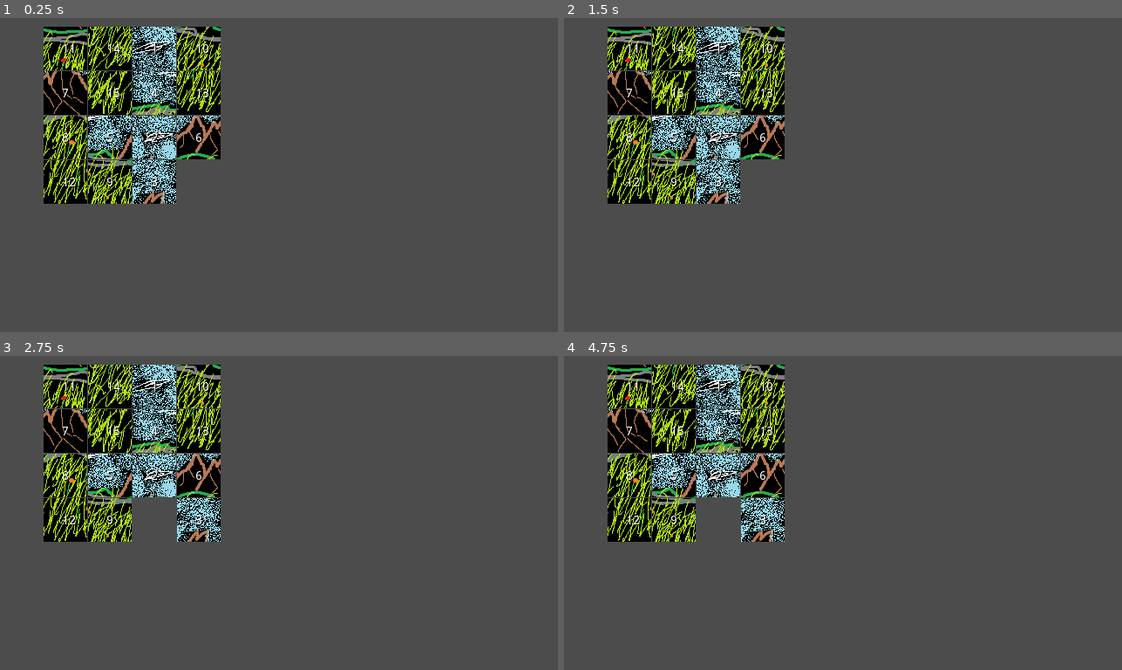
Above: before the commit, frames 1-4 (two rows, left to right).
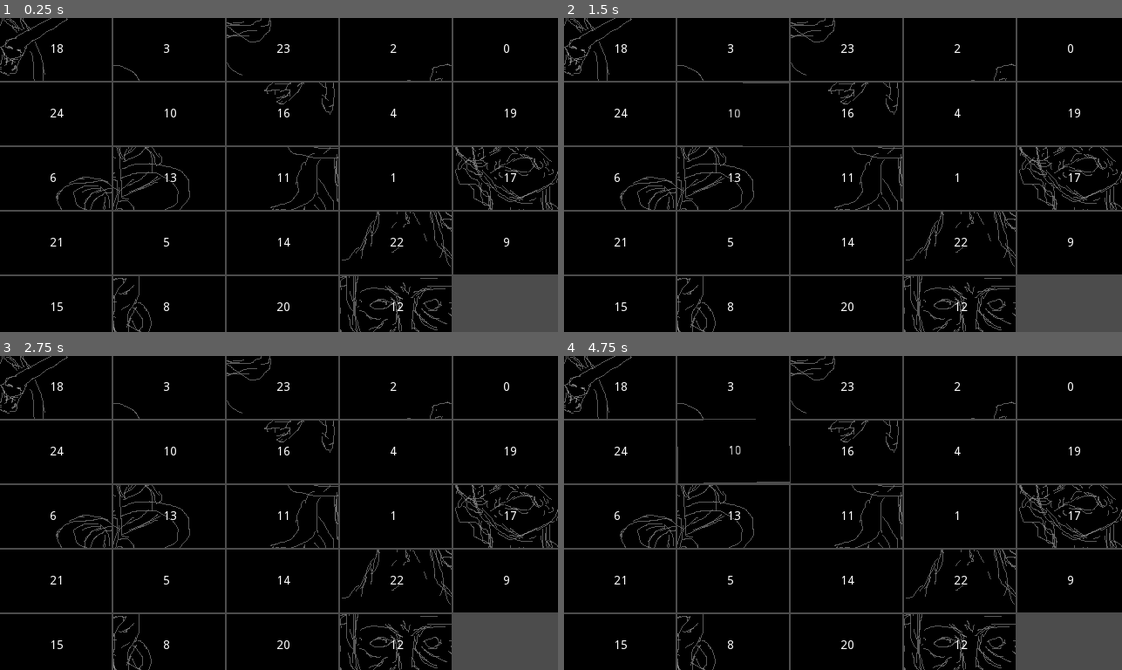
Above: after the commit, the same moments.

Repository: ZeeHatcher/project-dreams
Game: Godot game, scene res://scenes/minigames/slide_puzzle/board.tscn
The game is run twice, just before and just after one commit, with the same random seed, the same clock (stepped at 60 frames per second) and the same inputs. This scene is started directly instead of the project's main scene.
Inputs (mouse positions are in pixels of both pictures, inside the frame that each line leads up to):
- Up to frame 1 (0.25 s): no input
- Up to frame 2 (1.5 s): tap Enter at 0.5 s; move the mouse to (720, 49) at 0.52 s; hold D (move_right) 0.53-1.28 s; hold Space (interact) 0.53-1.28 s; click (720, 49) at 0.67 s; move the mouse to (720, 137) at 1.27 s; hold S (move_down) from 1.28 s (still down); tap Space (interact) at 1.35 s; click (720, 137) at 1.42 s
- Up to frame 3 (2.75 s): move the mouse to (156, 519) at 2.02 s; release S (move_down) at 2.03 s; hold D (move_right) from 2.03 s (still down); hold Space (interact) from 2.03 s (still down); click (156, 519) at 2.17 s
- Up to frame 4 (4.75 s): move the mouse to (720, 431) at 2.77 s; release D (move_right) at 2.78 s; release Space (interact) at 2.78 s; hold W (move_up) 2.78-3.53 s; tap Space (interact) at 2.85, 4.35 s; click (720, 431) at 2.92 s; move the mouse to (675, 475) at 3.52 s; hold Space (interact) 3.53-4.28 s; hold A (move_left) from 3.53 s (still down); click (675, 475) at 3.67 s; move the mouse to (764, 475) at 4.27 s; click (764, 475) at 4.42 s

The runs differ from the first frame. In frame 1, 83% of the frame differs, in the area x 0-100%, y 0-100%; in frame 2, 83%; in frame 3, 83%; in frame 4, 83%.

Commit message:
image more customizable, added animation

Diff:
--- a/scenes/minigames/slide_puzzle/board.gd
+++ b/scenes/minigames/slide_puzzle/board.gd
@@ -1,54 +1,68 @@
 extends Node2D
 
 
-export var grid_size: int = 5
+export var grid_size_x: int = 10
+export var grid_size_y: int = 5
 export var tile_margin: int = 1
-export var grid_position: Vector2 = Vector2(75, 35)
+
 
 
 var tile_scene: PackedScene = preload("res://scenes/minigames/slide_puzzle/tile.tscn")
-var tiles: Array # sorted 0 - grid_size ^2
+var tiles: Array # sorted 0 - grid_size_x * grid_size_y
 var board: Array # [column][row] -> tile
 
+var width: float
+var height: float
+
+
 onready var puzzle_image = $"%PuzzleImage"
-
+onready var grid_offset = puzzle_image.position
 
 func _ready():
+	width = puzzle_image.texture.get_width() / grid_size_x * puzzle_image.scale.x
+	height = puzzle_image.texture.get_height() / grid_size_y * puzzle_image.scale.y
+
+	puzzle_image.visible = false
+	print(grid_offset)
+
 	create_tiles()
 	shuffle_board()
 	update_board()
 
-	print(is_board_solved())
-
 
 func create_tiles():
-	for i in range(grid_size * grid_size):
+	for i in range(grid_size_x * grid_size_y):
 		# instantiate tile
 		var tile = tile_scene.instance()
 		tile.number = i
-		tile.grid_position = Vector2(99, 99) # place outside of screen by default
+		tile.grid_position = Vector2(999, 999) # place outside of screen by default
 		add_child(tile)
 		tile.connect("tile_clicked", self, "on_tile_clicked")
+		tile.connect("tile_rightclicked", self, "on_tile_rightclicked")
 		tiles.append(tile)
 
 		# set texture
 		var tile_sprite: Sprite = tile.sprite
 		tile_sprite.texture = puzzle_image.texture
-		tile_sprite.hframes = grid_size
-		tile_sprite.vframes = grid_size
+		tile_sprite.scale = puzzle_image.scale
+		tile_sprite.hframes = grid_size_x
+		tile_sprite.vframes = grid_size_y
 		tile_sprite.frame = i
 
 		# set shape
-		tile.shape.extents = puzzle_image.texture.get_size() / grid_size / 2
+		tile.collision.position.x = puzzle_image.texture.get_size().x / grid_size_x * puzzle_image.scale.x / 2
+		tile.collision.position.y = puzzle_image.texture.get_size().y / grid_size_y * puzzle_image.scale.y / 2
+		tile.shape.extents.x = puzzle_image.texture.get_size().x / grid_size_x * puzzle_image.scale.x / 2
+		tile.shape.extents.y = puzzle_image.texture.get_size().y / grid_size_y * puzzle_image.scale.y / 2
 
 
 func shuffle_board():
 	var tiles_copy = tiles.duplicate()
 	tiles_copy.shuffle()
 
-	for c in range(grid_size):
+	for c in range(grid_size_x):
 		var column: Array
-		for r in range(grid_size):
+		for r in range(grid_size_y):
 			var tile = tiles_copy.pop_front()
 			tile.grid_position = Vector2(c, r)
 			column.append(tile)
@@ -57,105 +71,150 @@
 
 
 	# delete last tile
-	board[grid_size - 1][grid_size - 1].grid_position = Vector2(99,99)
-	board[grid_size - 1][grid_size - 1] = null
+	board[grid_size_x - 1][grid_size_y - 1].grid_position = Vector2(999,999)
+	board[grid_size_x - 1][grid_size_y - 1] = null
 
 
 
 func update_board():
-	# tile pos an size
-	var width: float = puzzle_image.texture.get_width() / grid_size
-	var height: float = puzzle_image.texture.get_height() / grid_size
-
 	# set position
 	for i in range(tiles.size()):
-		tiles[i].position.x = (tiles[i].grid_position.x * width) + (tile_margin * tiles[i].grid_position.x) + grid_position.x
-		tiles[i].position.y = (tiles[i].grid_position.y * height) + (tile_margin * tiles[i].grid_position.y) + grid_position.y
-
+		tiles[i].position = get_position_from_grid(tiles[i].grid_position)
+
+
+func get_position_from_grid(grid_position: Vector2) -> Vector2:
+	return Vector2(
+				(grid_position.x * width) + (tile_margin * grid_position.x) + grid_offset.x,
+				(grid_position.y * height) + (tile_margin * grid_position.y) + grid_offset.y
+			)
 
 func on_tile_clicked(number, grid_position):
 	move_tile(number, grid_position)
-	update_board()
 
 	if is_board_solved():
 		print("hurray")
+		solve_board()
+		update_board()
+
+
+func on_tile_rightclicked(number, grid_position):
+	var tile = board[grid_position.x][grid_position.y]
+	tile.grid_position = Vector2(999, 999)
+	board[grid_position.x][grid_position.y] = null
 	update_board()
 
 
 func move_tile(number: int, grid_position: Vector2):
 	var tile = board[grid_position.x][grid_position.y]
 
+	var possible_directions = 0
+	var direction = Vector2.ZERO
+
 	# not on right side of board
-	if grid_position.x < grid_size - 1:
+	if grid_position.x < grid_size_x - 1:
 		# check right
 		if board[grid_position.x + 1][grid_position.y] == null:
-			# move right
-			board[grid_position.x + 1][grid_position.y] = tile
-			tile.grid_position = Vector2(grid_position.x + 1, grid_position.y)
-			board[grid_position.x][grid_position.y] = null
-			print("moved right")
-			return
+			direction = Vector2.RIGHT
+			possible_directions += 1
 
 	# not on left side of board
 	if grid_position.x > 0:
 		# check left
 		if board[grid_position.x - 1][grid_position.y] == null:
-			# move left
-			board[grid_position.x - 1][grid_position.y] = tile
-			tile.grid_position = Vector2(grid_position.x - 1, grid_position.y)
-			board[grid_position.x][grid_position.y] = null
-			print("moved left")
-			return
+			direction = Vector2.LEFT
+			possible_directions += 1
 
 	# not on top side of board
 	if grid_position.y > 0:
 		# check up
 		if board[grid_position.x][grid_position.y - 1] == null:
+			direction = Vector2.UP
+			possible_directions += 1
+
+	# not on bottom side of board
+	if grid_position.y < grid_size_y - 1:
+		# check down
+		if board[grid_position.x][grid_position.y + 1] == null:
+			direction = Vector2.DOWN
+			possible_directions += 1
+
+	# no clear possible move
+	if possible_directions != 1:
+		animate_shake(tile)
+		return
+
+	# move
+	match direction:
+		Vector2.UP:
 			# move up
 			board[grid_position.x][grid_position.y - 1] = tile
 			tile.grid_position = Vector2(grid_position.x, grid_position.y - 1)
 			board[grid_position.x][grid_position.y] = null
-			print("moved up")
-			return
-
-	# not on bottom side of board
-	if grid_position.y < grid_size - 1:
-		# check down
-		if board[grid_position.x][grid_position.y + 1] == null:
+			animate_move(tile)
+
+		Vector2.RIGHT:
+			# move right
+			board[grid_position.x + 1][grid_position.y] = tile
+			tile.grid_position = Vector2(grid_position.x + 1, grid_position.y)
+			board[grid_position.x][grid_position.y] = null
+			animate_move(tile)
+
+		Vector2.DOWN:
 			# move down
 			board[grid_position.x][grid_position.y + 1] = tile
 			tile.grid_position = Vector2(grid_position.x, grid_position.y + 1)
 			board[grid_position.x][grid_position.y] = null
-			print("moved down")
-			return
+			animate_move(tile)
+
+		Vector2.LEFT:
+			# move left
+			board[grid_position.x - 1][grid_position.y] = tile
+			tile.grid_position = Vector2(grid_position.x - 1, grid_position.y)
+			board[grid_position.x][grid_position.y] = null
+			animate_move(tile)
+
+
+
+
+
+func animate_move(tile):
+	var tween = create_tween().set_trans(Tween.TRANS_QUINT).set_ease(Tween.EASE_OUT)
+	tween.tween_property(tile, "position", get_position_from_grid(tile.grid_position), 0.5)
+
+
+func animate_shake(tile):
+	var tween = create_tween()
+	tween.tween_property(tile, "rotation", tile.rotation + 0.02, 0.05)
+	tween.tween_property(tile, "rotation", tile.rotation - 0.02, 0.05)
+	tween.tween_property(tile, "rotation", tile.rotation + 0.02, 0.05)
+	tween.tween_property(tile, "rotation", tile.rotation - 0.02, 0.05)
+	tween.tween_property(tile, "rotation", tile.rotation + 0.02, 0.05)
+	tween.tween_property(tile, "rotation", tile.rotation - 0.02, 0.05)
+	tween.tween_property(tile, "rotation", tile.rotation, 0.1)
 
 
 func is_board_solved() -> bool:
-	var missing_tiles: Array
 	var count = 0
-	for y in range(grid_size):
-		for x in range(grid_size):
+	for y in range(grid_size_y):
+		for x in range(grid_size_x):
 			print("checking x:", x, "y:", y, " = ", board[x][y])
 			if board[x][y] != null:
 				if board[x][y].number != count:
 					print("tile wrong at ", count, " (", board[x][y].number,")")
 					return false
-			else:
-				missing_tiles.append(count)
 
 			count += 1
 
-	# board is solved
+	return true
+
+
+func solve_board():
 	# fill missing tiles
-	count = 0
-	for y in range(grid_size):
-		for x in range(grid_size):
-			if missing_tiles.has(count):
-				var tile = tiles[count]
-				tile.grid_position = Vector2(x, y)
-				board[x][y] = tile
+	var count = 0
+	for y in range(grid_size_y):
+		for x in range(grid_size_x):
+			var tile = tiles[count]
+			tile.grid_offset = Vector2(x, y)
+			board[x][y] = tile
 
 			count += 1
-
-
-	return true
--- a/scenes/minigames/slide_puzzle/board.tscn
+++ b/scenes/minigames/slide_puzzle/board.tscn
@@ -1,12 +1,13 @@
 [gd_scene load_steps=4 format=2]
 
 [ext_resource path="res://scenes/minigames/slide_puzzle/assets/background.png" type="Texture" id=1]
-[ext_resource path="res://scenes/minigames/slide_puzzle/assets/image.png" type="Texture" id=2]
+[ext_resource path="res://scenes/minigames/slide_puzzle/assets/Dream_Puzzzel.png" type="Texture" id=2]
 [ext_resource path="res://scenes/minigames/slide_puzzle/board.gd" type="Script" id=3]
 
 [node name="Board" type="Node2D"]
 script = ExtResource( 3 )
-grid_size = 4
+grid_size_x = 5
+tile_margin = 2
 
 [node name="Background" type="Sprite" parent="."]
 visible = false
@@ -18,5 +19,5 @@
 
 [node name="PuzzleImage" type="Sprite" parent="."]
 unique_name_in_owner = true
-position = Vector2( 100, -100 )
 texture = ExtResource( 2 )
+centered = false
--- a/scenes/minigames/slide_puzzle/tile.gd
+++ b/scenes/minigames/slide_puzzle/tile.gd
@@ -2,19 +2,27 @@
 
 
 signal tile_clicked(number, grid_position)
+signal tile_rightclicked(number, grid_position)
 
 var number: int
 var grid_position: Vector2
 
 onready var sprite: Sprite = $"%Sprite"
-onready var shape: RectangleShape2D = $"%CollisionShape2D".shape
+onready var collision: CollisionShape2D = $"%CollisionShape2D"
+onready var shape: RectangleShape2D = collision.shape
 onready var label: Label = $"%Label"
+onready var move_up: Tween = $"%move_up"
+
 
 
 func _ready():
 	label.text = str(number)
 
 
+
 func _on_Tile_input_event(viewport: Node, event: InputEvent, shape_idx: int) -> void:
-	if (event is InputEventMouseButton && event.pressed):
-		emit_signal("tile_clicked", number, grid_position)
+	if (event is InputEventMouseButton and event.pressed):
+		if event.button_index == BUTTON_LEFT:
+			emit_signal("tile_clicked", number, grid_position)
+		elif event.button_index == BUTTON_RIGHT:
+			emit_signal("tile_rightclicked", number, grid_position)
--- a/scenes/minigames/slide_puzzle/tile.tscn
+++ b/scenes/minigames/slide_puzzle/tile.tscn
@@ -3,23 +3,30 @@
 [ext_resource path="res://scenes/minigames/slide_puzzle/tile.gd" type="Script" id=1]
 
 [sub_resource type="RectangleShape2D" id=1]
+extents = Vector2( 20, 20 )
 
 [node name="Tile" type="Area2D"]
 script = ExtResource( 1 )
 
 [node name="Sprite" type="Sprite" parent="."]
 unique_name_in_owner = true
+centered = false
 
 [node name="CollisionShape2D" type="CollisionShape2D" parent="."]
 unique_name_in_owner = true
+position = Vector2( 20, 20 )
 shape = SubResource( 1 )
 
-[node name="Label" type="Label" parent="."]
+[node name="Label" type="Label" parent="CollisionShape2D"]
 unique_name_in_owner = true
-margin_left = -4.0
-margin_top = -6.0
-margin_right = 36.0
-margin_bottom = 8.0
+anchor_left = 0.5
+anchor_top = 0.5
+anchor_right = 0.5
+anchor_bottom = 0.5
+margin_left = -7.0
+margin_top = -7.0
+margin_right = 8.0
+margin_bottom = 7.0
 custom_colors/font_color_shadow = Color( 0, 0, 0, 1 )
 text = "1"
 
Binary file added: scenes/minigames/slide_puzzle/assets/Dream_Puzzzel.png
Not shown, added: scenes/minigames/slide_puzzle/assets/Dream_Puzzzel.png.import
